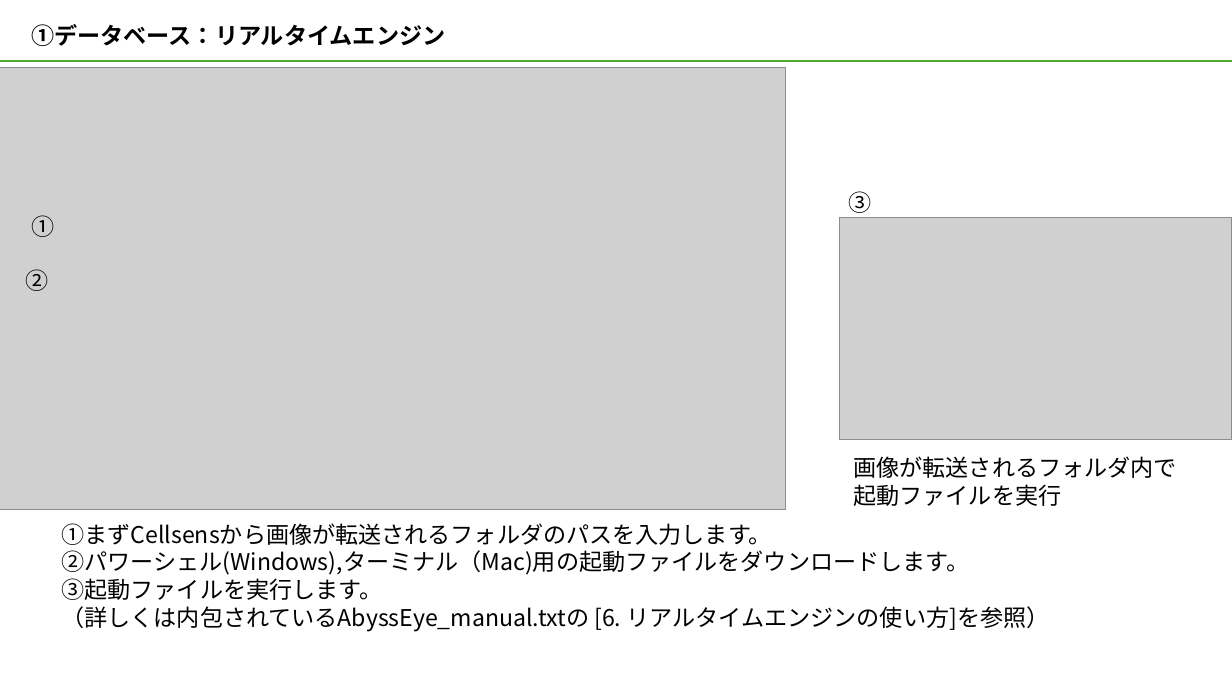
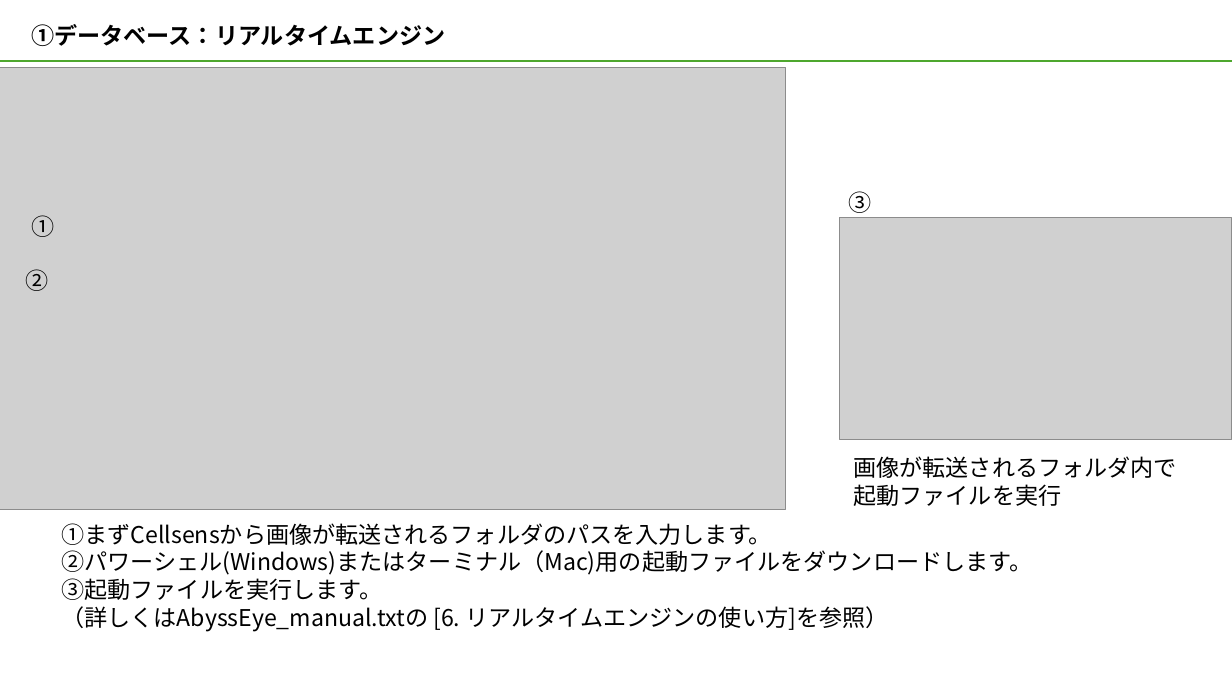
Before and after one commit to ikeda042/AbyssEye, a slide deck: slide 5 of AbyssEye_manual.pptx. Drawn at 1232x693 pixels with LibreOffice and Linux fonts; fonts in the diff are those of the drawing; grey boxes stand for pictures. Boxes give left, top, right and bottom in pixels: in the first picture for what was removed or moved away, otherwise in the second. Text is boxed around its words. In the diff, an @@ line names an element or a change of style, - is before the commit and + after.

```diff
--- a/AbyssEye_manual.pptx
+++ b/AbyssEye_manual.pptx
@@ text at (61,550,1032,575): text changed @@
-②パワーシェル(Windows),ターミナル（Mac)用の起動ファイルをダウンロードします。
+②パワーシェル(Windows)またはターミナル（Mac)用の起動ファイルをダウンロードします。
@@ text at (61,606,889,631): text changed @@
-（詳しくは内包されているAbyssEye_manual.txtの [6. リアルタイムエンジンの使い方]を参照）
+（詳しくはAbyssEye_manual.txtの [6. リアルタイムエンジンの使い方]を参照）
```
Also in this commit, not shown: 2 other slides changed, 3 other files.
